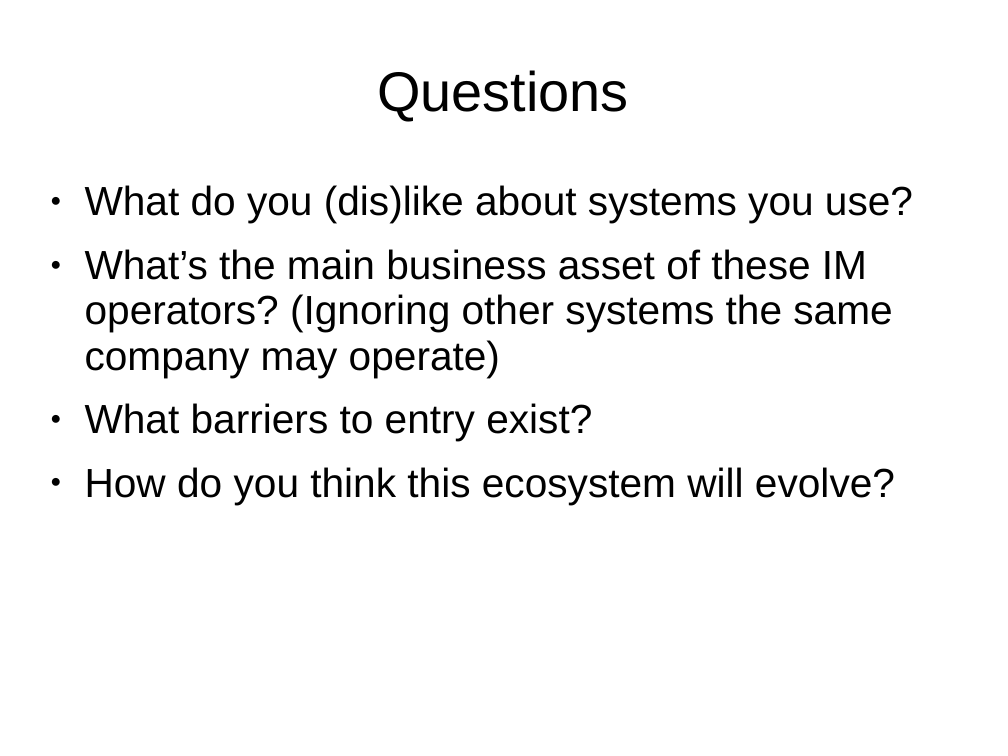
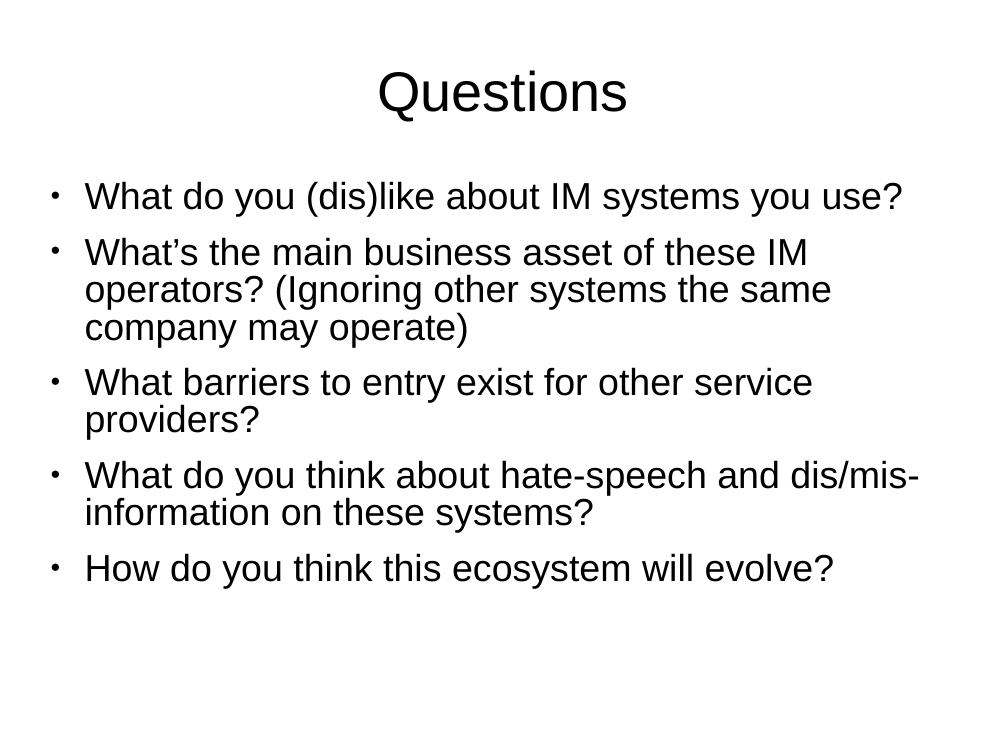
Before and after one commit to sftcd/witidtm, a slide deck: slide 11 of lectures/2023-2024/700-im.odp. Drawn at 1008x756 pixels with LibreOffice and Linux fonts; fonts in the diff are those of the drawing. Boxes give left, top, right and bottom in pixels: in the first picture for what was removed or moved away, otherwise in the second. Text is boxed around its words. In the diff, an @@ line names an element or a change of style, - is before the commit and + after.

```diff
--- a/lectures/2023-2024/700-im.odp
+++ b/lectures/2023-2024/700-im.odp
@@ text at box(85, 181, 903, 217): text changed; size 32 to 29.6 pt @@
-● What do you (dis)like about systems you use?
+● What do you (dis)like about IM systems you use?
@@ text at box(85, 237, 835, 588): size 32 to 29.6 pt in "What’s the main business asset of these ...", "How do you think this ecosystem will ..."; line spacing 0.93 to 0.83 @@
@@ text at box(85, 367, 919, 533): text changed; size 32 to 29.6 pt @@
-● What barriers to entry exist?
+● What barriers to entry exist for other service providers?
+● What do you think about hate-speech and dis/mis-information on these systems?
```
Also in this commit, not shown: 7 other files.
